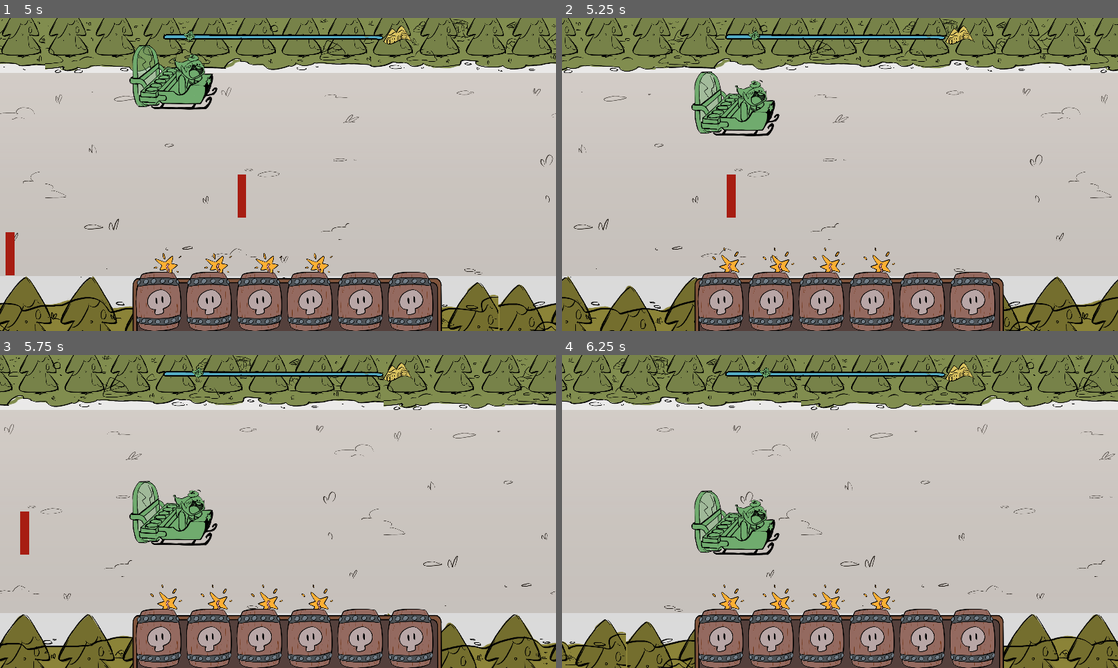
Above: before the commit, frames 1-4 (two rows, left to right).
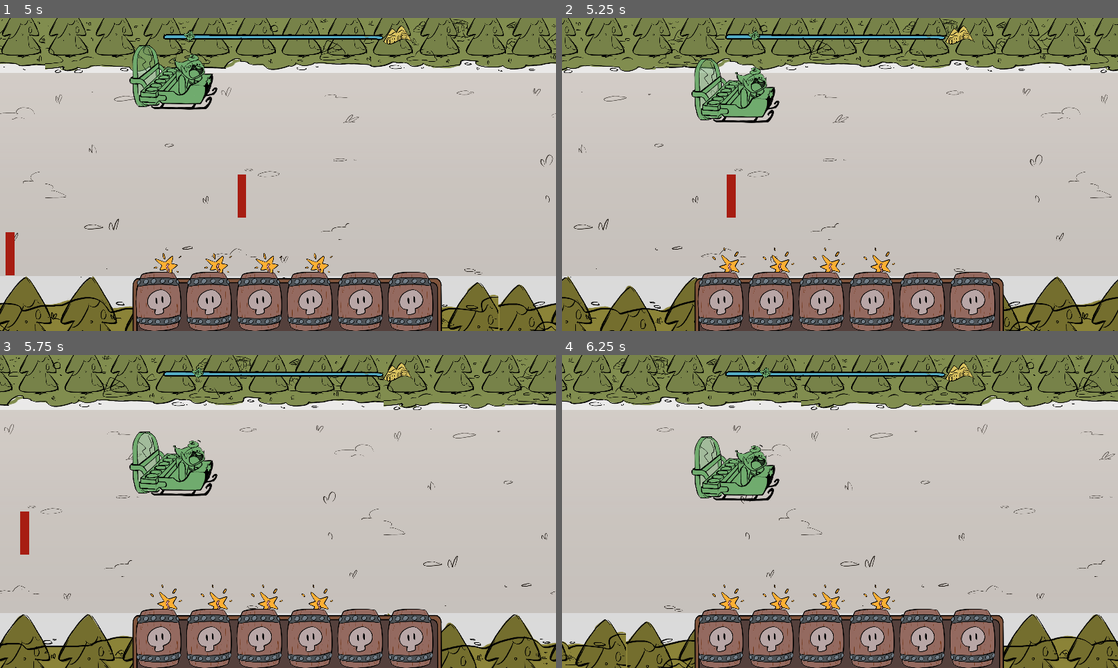
Above: after the commit, the same moments.

Repository: hsandt/ld53
Game: Godot game, scene res://scenes/main_menu_scene.tscn
Same seed, same stepped clock (60 frames per second), same inputs: the game is played once before the commit and once after it.
Inputs (mouse positions are in pixels of both pictures, inside the frame that each line leads up to):
- Up to frame 1 (5 s): tap Enter (ui_accept) at 0.5, 0.77, 1.52, 3.02, 3.77, 4.52 s; move the mouse to (400, 158) at 0.52 s; hold Right (ui_right) 0.53-1.28 s; hold M (app_next_resolution) 0.53-1.28 s; click (400, 158) at 0.67 s; move the mouse to (166, 190) at 1.27 s; hold S (down) 1.28-2.03 s; tap N (app_prev_resolution) at 1.35, 2.85, 4.35 s; move the mouse to (333, 105) at 2.02 s; hold Right (ui_right) 2.03-2.78 s; hold M (app_next_resolution) 2.03-2.78 s; move the mouse to (250, 237) at 2.77 s; hold Up (ui_up) 2.78-3.53 s; click (250, 237) at 2.92 s; move the mouse to (444, 221) at 3.52 s; hold M (app_next_resolution) 3.53-4.28 s; hold Left (ui_left) from 3.53 s (still down); move the mouse to (111, 127) at 4.27 s
- Up to frame 2 (5.25 s): move the mouse to (867, 174) at 5.02 s; release Left (ui_left) at 5.03 s; hold S (down) from 5.03 s (still down); hold M (app_next_resolution) from 5.03 s (still down); click (867, 174) at 5.17 s
- Up to frame 3 (5.75 s): keep holding S (down); keep holding M (app_next_resolution)
- Up to frame 4 (6.25 s): move the mouse to (756, 433) at 5.77 s; release S (down) at 5.78 s; release M (app_next_resolution) at 5.78 s; hold Right (ui_right) from 5.78 s (still down); tap N (app_prev_resolution) at 5.85 s; tap Enter (ui_accept) at 6.02 s

Frame 1 is identical in both runs. In frame 2, 2.2% of the frame differs, in the area x 23-40%, y 12-38%; in frame 3, 4.2%; in frame 4, 4.3%, in the area x 23-40%, y 26-64%.

Commit message:
[Player] Fix hardcoded attribute name causing speed attribute to always be checked

Diff:
--- a/scripts/ingame/player_character/player.gd
+++ b/scripts/ingame/player_character/player.gd
@@ -70,7 +70,7 @@
 
 
 func _compute_current_attribute(attribute_name: String):
-	var modifier_values := cargo.get_attribute_modifier_factor_and_offset(&"speed")
+	var modifier_values := cargo.get_attribute_modifier_factor_and_offset(attribute_name)
 	var modifier_factor := modifier_values[0]
 	var modifier_offset := modifier_values[1]
 
